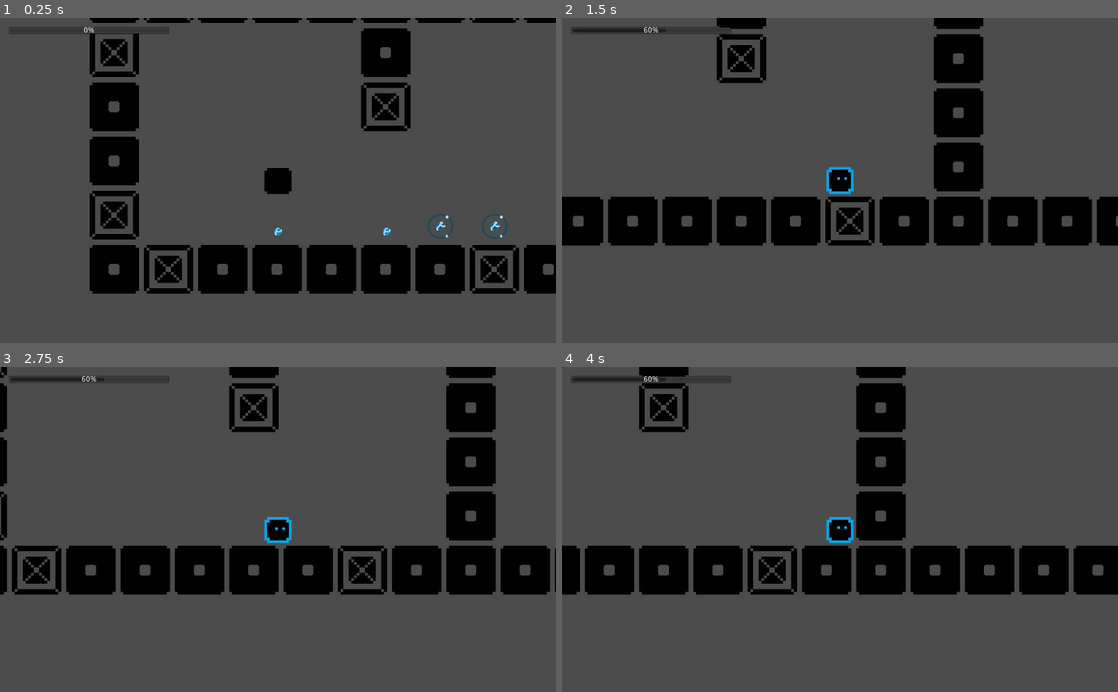
Above: before the commit, frames 1-4 (two rows, left to right).
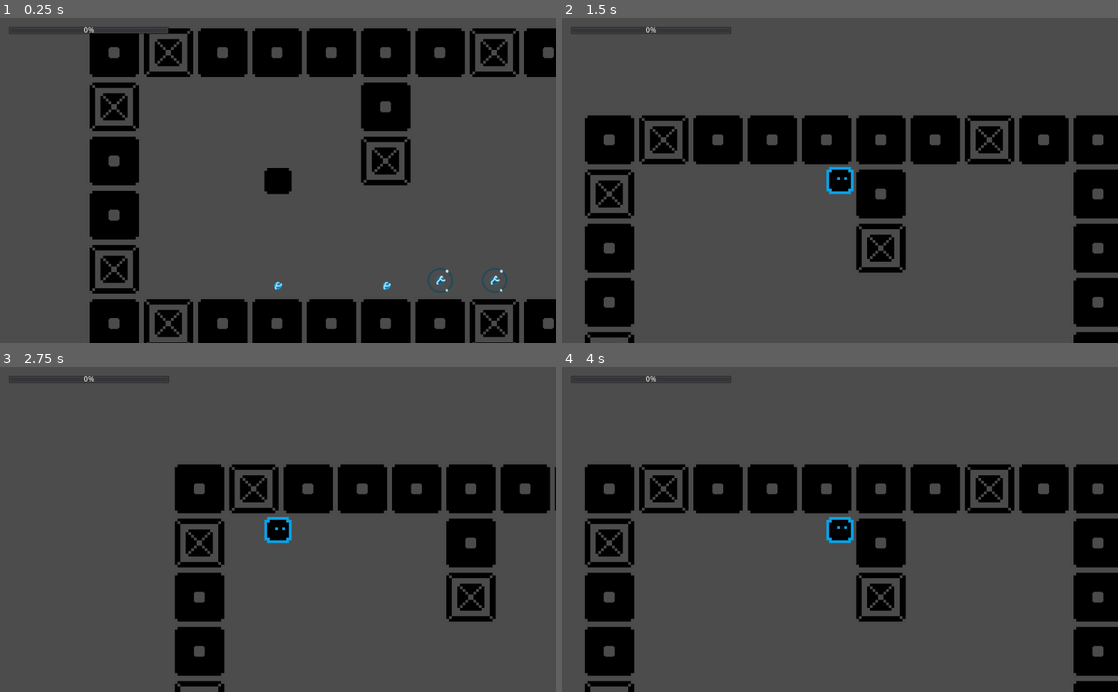
Above: after the commit, the same moments.

Repository: Dadard29/TileStory
Game: Godot game, scene res://scenes/Main.tscn
Same seed, same stepped clock (60 frames per second), same inputs: the game is played once before the commit and once after it.
Inputs:
- Up to frame 1 (0.25 s): no input
- Up to frame 2 (1.5 s): tap Enter (ui_accept) at 0.5, 0.6, 0.77, 1.07, 1.35 s; hold Right (ui_right) from 0.53 s (still down)
- Up to frame 3 (2.75 s): tap Enter (ui_accept) at 1.52, 1.82, 2.1 s; release Right (ui_right) at 2.03 s; hold Left (ui_left) from 2.03 s (still down)
- Up to frame 4 (4 s): release Left (ui_left) at 2.78 s; hold Right (ui_right) from 2.78 s (still down); tap Enter (ui_accept) at 2.85, 3.02, 3.32, 3.6, 3.77 s

The runs differ from the first frame. In frame 1, 30% of the frame differs, in the area x 16-100%, y 0-100%; in frame 2, 33%, in the area x 0-100%, y 0-100%; in frame 3, 26%; in frame 4, 30%.

Commit message:
gravity switch

Diff:
--- a/scenes/Player.tscn
+++ b/scenes/Player.tscn
@@ -10,6 +10,7 @@
 [node name="Gui" parent="." instance=ExtResource( 10 )]
 
 [node name="Kinematic" parent="." instance=ExtResource( 1 )]
+DEFAULT_ORIENT_TYPE = 1
 
 [connection signal="energy_changed" from="Kinematic" to="." method="_on_Kinematic_energy_changed"]
 [connection signal="jumped" from="Kinematic" to="." method="_on_Kinematic_jumped"]
--- a/scenes/PlayerKinematic.tscn
+++ b/scenes/PlayerKinematic.tscn
@@ -47,7 +47,7 @@
 [node name="Animations" type="AnimatedSprite" parent="."]
 frames = SubResource( 3 )
 animation = "idle"
-frame = 2
+frame = 1
 playing = true
 script = ExtResource( 10 )
 
--- a/scripts/classes/Direction.gd
+++ b/scripts/classes/Direction.gd
@@ -10,12 +10,14 @@
 	var _left_side_key: String
 	var _right_side_key: String
 
+	const _slow_key = "ui_accept"
+
 	var ORIENT_T = preload("res://scripts/classes/OrientationsType.gd").ORIENT_TYPE
 
 	func _init(type):
-		self._update_orient_type(type)
+		self.set_orient_type(type)
 
-	func _update_orient_type(type):
+	func set_orient_type(type):
 		self._type = type
 		if self._type == ORIENT_T.UP:
 			self._jump_key = _ui_up
@@ -103,3 +105,31 @@
 			is_moving_side_b = direction.y != 0
 
 		return is_moving_side_b
+
+	func is_slowing_input() -> bool:
+		return Input.is_action_just_pressed(self._slow_key)
+
+	func switch_input():
+		var is_still_slowing = Input.is_action_pressed(self._slow_key)
+		var new_orient
+		if is_still_slowing:
+			if Input.is_action_just_pressed(self._ui_right):
+				new_orient = ORIENT_T.LEFT
+
+			elif Input.is_action_just_pressed(self._ui_left):
+				new_orient = ORIENT_T.RIGHT
+
+			elif Input.is_action_just_pressed(self._ui_down):
+				new_orient = ORIENT_T.UP
+
+			elif Input.is_action_just_pressed(self._ui_up):
+				new_orient = ORIENT_T.DOWN
+
+			else:
+				new_orient = self._type
+
+		else:
+			new_orient = self._type
+
+
+		return new_orient
--- a/scripts/classes/Velocity.gd
+++ b/scripts/classes/Velocity.gd
@@ -14,7 +14,7 @@
 	const JUMP_INTERRUPTION_SLOW = 0.6
 
 	func _init(type, speed_side, speed_jump, gravity):
-		self._update_orient_type(type)
+		self.set_orient_type(type)
 
 		self._speed_side_default = speed_side
 		self._speed_jump_default = speed_jump
@@ -34,7 +34,7 @@
 		self._speed_jump = self._speed_jump_default
 		self._gravity = self._gravity_default
 
-	func _update_orient_type(type):
+	func set_orient_type(type):
 		self._type = type
 		if self._type == ORIENT_T.UP:
 			self._floor_normal = Vector2.UP
@@ -138,6 +138,23 @@
 
 		return is_jumping_b
 
+	func is_falling_with_max_speed(velocity: Vector2, is_on_floor: bool, min_speed: float, max_speed: float) -> bool:
+		var is_falling_b: bool
+		if self._type == ORIENT_T.UP:
+			is_falling_b = velocity.y > -min_speed and velocity.y < max_speed
+
+		elif self._type == ORIENT_T.DOWN:
+			is_falling_b = velocity.y < min_speed and velocity.y > -max_speed
+
+		elif self._type == ORIENT_T.RIGHT:
+			is_falling_b = velocity.x < min_speed and velocity.x > -max_speed
+
+		elif self._type == ORIENT_T.LEFT:
+			is_falling_b = velocity.x > -min_speed and velocity.x < max_speed
+
+		var not_on_floor = not is_on_floor
+		return is_falling_b and not_on_floor
+
 	func apply_jump_interruption(l_velocity: Vector2) -> Vector2:
 		var velocity = l_velocity
 		if self._is_up_or_down():
--- a/scripts/nodes/PlayerKinematic.gd
+++ b/scripts/nodes/PlayerKinematic.gd
@@ -7,6 +7,7 @@
 const ENERGY_GROUP = "energy"
 var _velocity = Vector2.ZERO
 var _moving = false
+var _modulate_set = false
 
 onready var anim = $Animations
 
@@ -34,20 +35,35 @@
 		DEFAULT_ORIENT_TYPE
 	)
 
+func manage_gravity_switch():
+	if self.velocity.is_falling_with_max_speed(_velocity, is_on_floor(), 200, 600):
+		if self._modulate_set == false:
+			self.set_modulate(Color.black)
+			self._modulate_set = true
+
+		if self.direction.is_slowing_input():
+			_velocity = Vector2.ZERO
+			self.set_modulate(Color.green)
+			self.velocity.speed_slow(0.05)
+
+		elif Input.is_action_just_released("ui_accept"):
+			self.velocity.speed_reset()
+
+		var new_orient_type = self.direction.switch_input()
+		if new_orient_type != self.direction._type:
+			self.velocity.set_orient_type(new_orient_type)
+			self.direction.set_orient_type(new_orient_type)
+
+	else:
+		if self._modulate_set == true:
+			self.set_modulate(Color.white)
+			self._modulate_set = false
+			self.velocity.speed_reset()
+
 # main loop
 func _physics_process(delta):
-	if self.velocity.is_in_the_air_almost_stopped(_velocity, 600, is_on_floor()):
-		self.set_modulate(Color.black)
-	else:
-		self.set_modulate(Color.white)
-
-		# self.velocity.speed_slow(0.05)
-
-#	if Input.is_action_just_pressed("ui_accept"):
-#
-#	elif Input.is_action_just_released("ui_accept"):
-#		print("released")
-#		self.velocity.speed_reset()
+	# manage special case to switch gravity orientation
+	self.manage_gravity_switch()
 
 	# compute direction
 	var _direction = self.direction.get_direction(is_on_floor())
